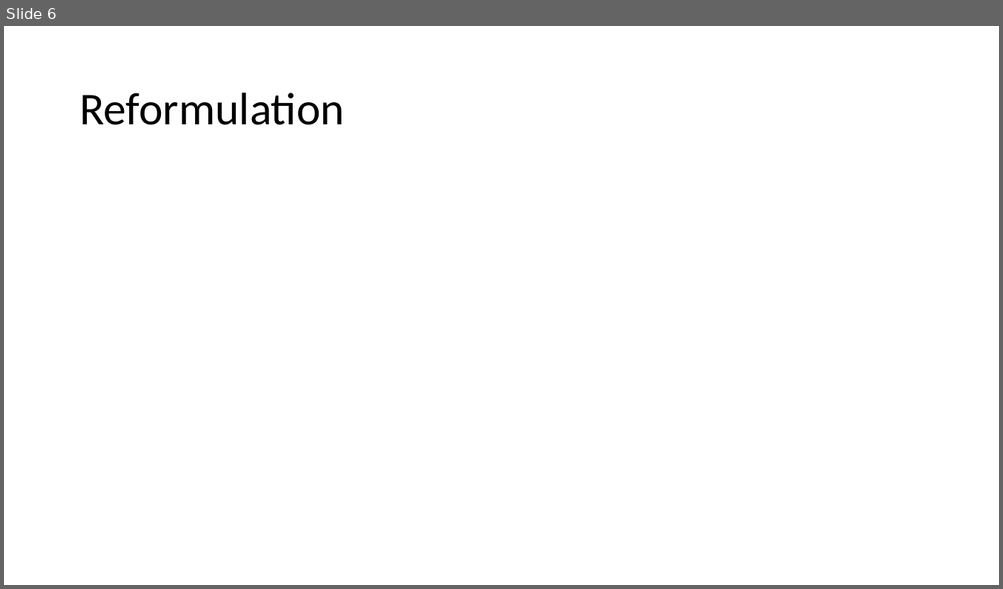
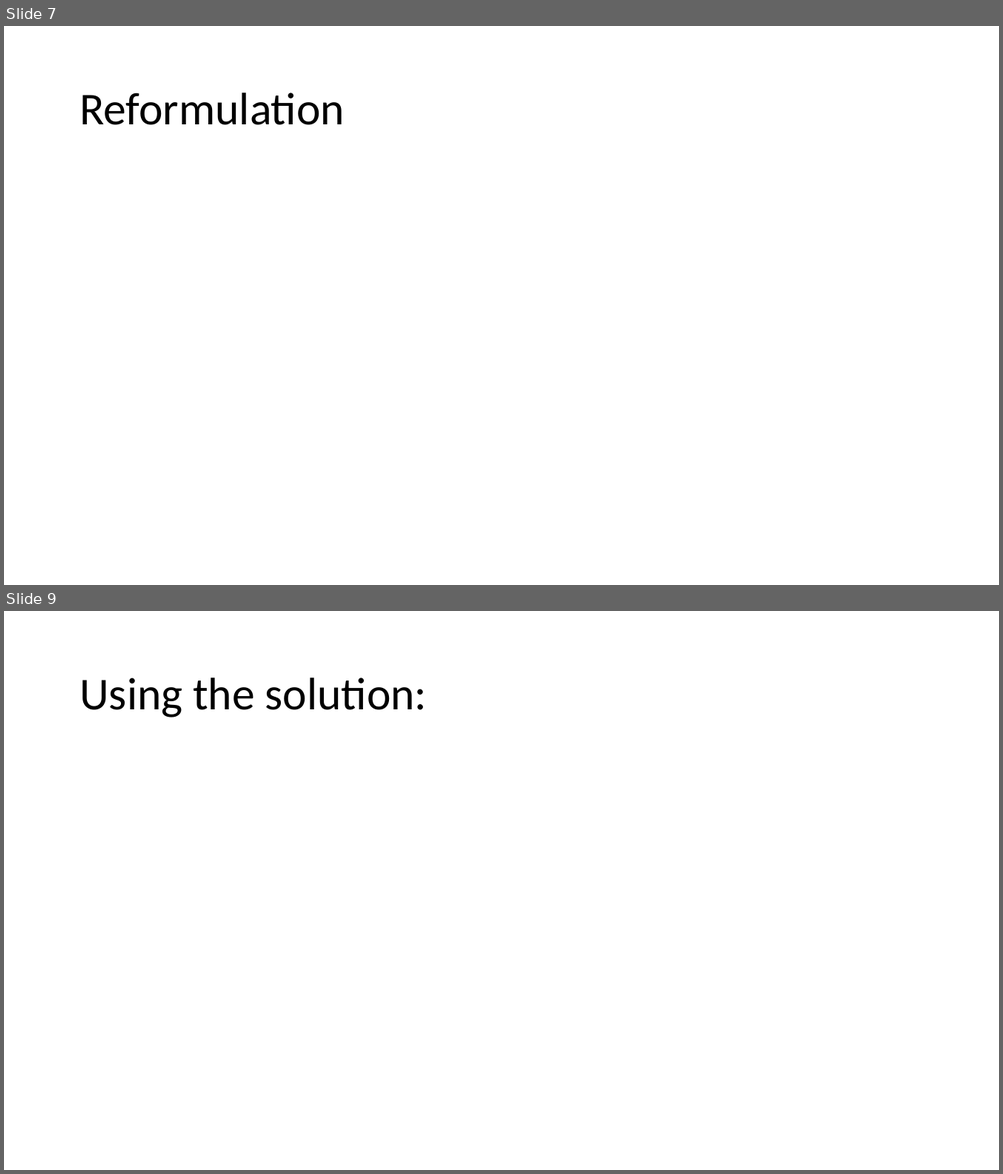
Before and after one commit to OriMeiraz/OptimizationProject, a slide deck: presentation.pptx. Shown one above the other, each under a label of ours: slide 6 before the commit, slides 7 and 9 after it; the slides between them are not shown. The pictures are 1003x589 and 1003x1174 pixels, drawn with LibreOffice and Linux fonts; fonts in the diff are those of the drawing; grey boxes stand for pictures. Boxes give left, top, right and bottom in pixels: in the first picture for what was removed or moved away, otherwise in the second. Text is boxed around its words. In the diff, an @@ line names an element or a change of style, - is before the commit and + after.

```diff
--- a/presentation.pptx
+++ b/presentation.pptx
@@ slide 9 added at <box>4,611,999,1170</box>, background #FFFFFF @@
@@ title added at <box>79,678,427,718</box>, 44 pt, text #000000 @@
+Using the solution:
@@ what was slide 6 is now slide 7 @@
```
Also in this commit, not shown: 11 other slides added.
